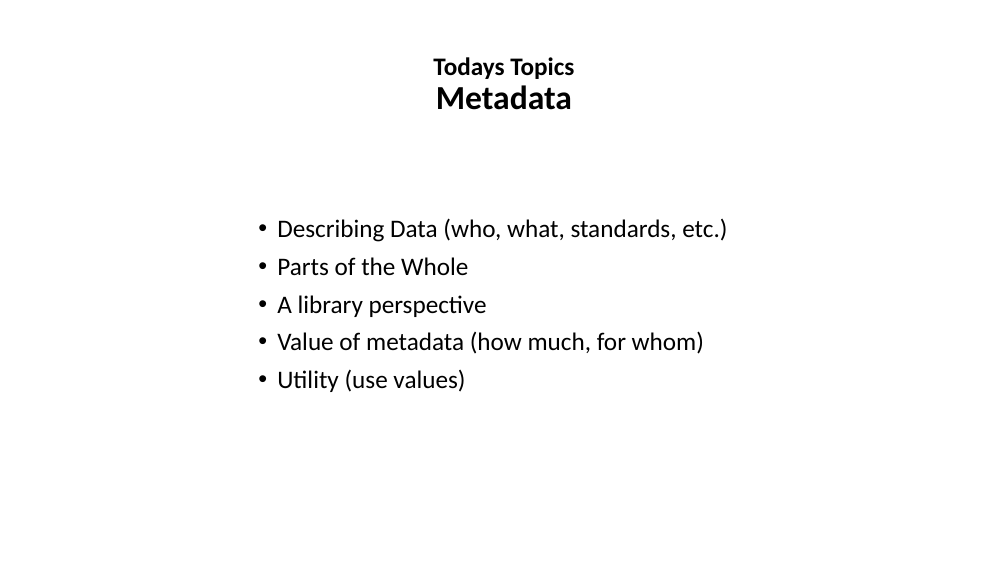
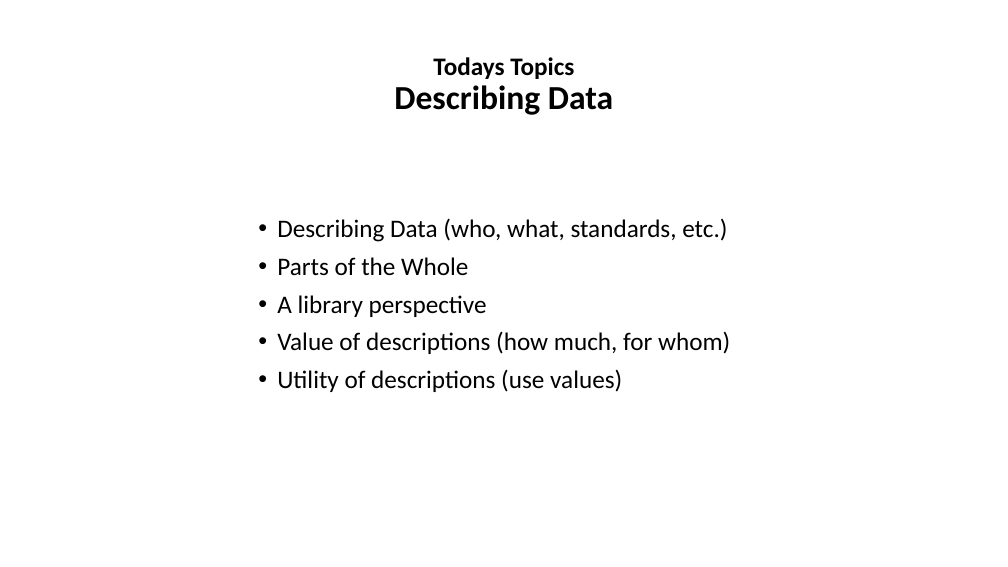
Before and after one commit to tibbben/teaching.data.literacy, a slide deck: slide 2 of UM_DataManagementClass/Lessons/08/08_FirstMeeting.pptx. Drawn at 1008x567 pixels with LibreOffice and Linux fonts; fonts in the diff are those of the drawing. Boxes give left, top, right and bottom in pixels: in the first picture for what was removed or moved away, otherwise in the second. Text is boxed around its words. In the diff, an @@ line names an element or a change of style, - is before the commit and + after.

```diff
--- a/UM_DataManagementClass/Lessons/08/08_FirstMeeting.pptx
+++ b/UM_DataManagementClass/Lessons/08/08_FirstMeeting.pptx
@@ title at <box>394,57,613,115</box>: text changed; size 24 to 32 pt @@
-Todays Topics
-Metadata
+Todays Topics
+Describing Data
@@ text at <box>277,331,730,392</box>: text changed @@
-• Value of metadata (how much, for whom)
-• Utility (use values)
+• Value of descriptions (how much, for whom)
+• Utility of descriptions (use values)
```
Also in this commit, not shown: 5 other slides changed, 5 slides added, 1 slide removed, 3 other files.
